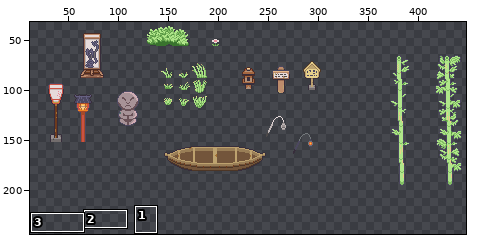
File history of a sprite sheet, RPG/Assets/Sprites/Hero Village/Environment.png. The picture above shows the old version from afar; the outline marks the close-up.
Close-up. Earlier state:
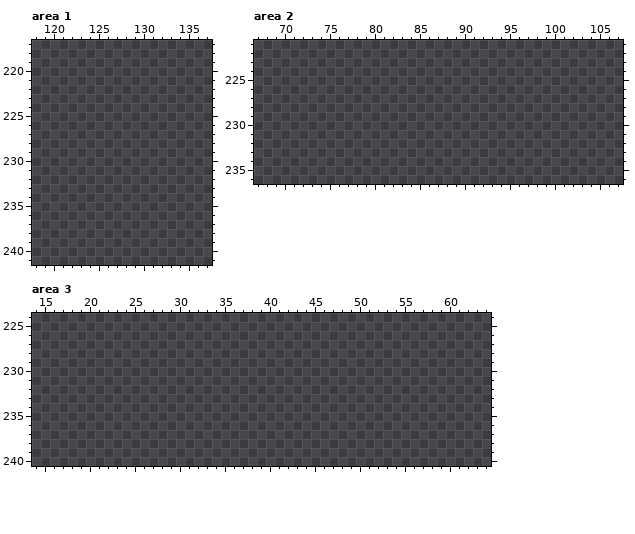
The file is 512x256 pixels. Shown: area 1: x 118..137, y 217..241; area 2: x 67..107, y 221..236; area 3: x 14..64, y 224..240. The wide view leaves out empty margins.
Once edited:
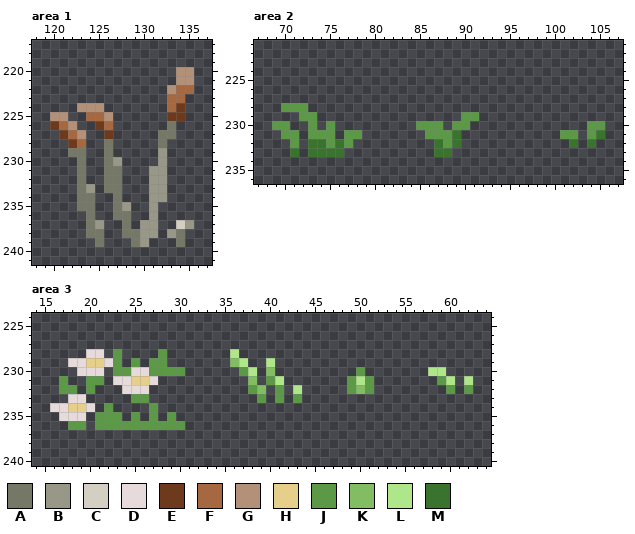
Palette (. is transparent): A #757866  B #999888  C #d4cfc3  D #e6dada  E #6d3a1d  F #a66841  G #b39178  H #e6cf8a  J #5b9946  K #82bd64  L #b0e68a  M #39732e
Changes in this commit:
Area 1:
Colour A is added in row 226 at x 133; in row 227 at x 132 to 133; in row 228 at x 126 and 132; in row 229 at x 122 to 123 and 126; in row 230 at x 123 and 126; in rows 231 to 233 at x 123 and 126 to 127.
Colour A is added in rows 234 to 235 at x 123 to 124 and 127; in row 236 at x 124 and 127 to 128; in row 237 at x 124 and 128; in row 238 at x 124 to 125, 128 to 129 and 134; in row 239 at x 125, 129 and 134.
Colour B is added in row 229 at x 132; in row 230 at x 127 and 132; in rows 231 to 232 at x 131 to 132; in row 233 at x 124 and 131 to 132; in row 234 at x 131 to 132; in row 235 at x 128 and 131.
Colour B is added in row 236 at x 131; in row 237 at x 125, 130 to 131 and 135; in row 238 at x 130 to 131 and 133; in row 239 at x 130.
Colour C is added in row 237 at x 134.
Colour E is added in row 224 at x 134; in row 225 at x 133 to 134; in row 226 at x 120 and 125; in row 227 at x 121 and 126; in row 228 at x 122.
Colour F is added in row 222 at x 134 to 135; in row 223 at x 133 to 134; in row 224 at x 133; in row 225 at x 124 to 125; in row 226 at x 121 and 126; in row 227 at x 122.
Colour F is added in row 228 at x 123.
Colour G is added in rows 220 to 221 at x 134 to 135; in row 222 at x 133; in row 224 at x 123 to 125; in row 225 at x 120 to 121 and 126; in row 226 at x 122; in row 227 at x 123.
Area 2:
Colour J is added in row 228 at x 70 to 72; in row 229 at x 72 to 73 and 90 to 91; in row 230 at x 69 to 70, 73, 75, 85 to 87, 89 to 90 and 104 to 105; in row 231 at x 70 to 71, 73 to 75, 77 to 78, 86 to 88, 101 to 102 and 104; in row 232 at x 71, 75, 77 and 88.
Colour M is added in row 231 at x 89 and 105; in row 232 at x 73 to 74, 76, 87, 89, 102 and 104; in row 233 at x 71, 73 to 76 and 87 to 88.
Area 3:
Colour D is added in row 228 at x 20 to 21; in row 229 at x 18 to 19 and 22; in row 230 at x 19 to 21 and 25 to 26; in row 231 at x 23 to 24 and 27; in row 232 at x 24 to 26; in row 233 at x 18 to 19.
Colour D is added in row 234 at x 16 to 17 and 20; in row 235 at x 17 to 19.
Colour H is added in row 229 at x 20 to 21; in row 231 at x 25 to 26; in row 234 at x 18 to 19.
Colour J is added in row 228 at x 23 and 28; in row 229 at x 23, 25 and 27 to 28; in row 230 at x 23 to 24, 27 to 30, 37 and 50; in row 231 at x 17, 20 to 21, 40, 49, 51 and 59; in row 232 at x 17 to 18, 20, 38, 41, 49, 51, 60 and 62; in row 233 at x 25 to 26, 39, 41 and 43.
Colour J is added in row 234 at x 22 and 27; in row 235 at x 21 to 23, 25, 27 and 29; in row 236 at x 18 to 19 and 21 to 30.
Colour K is added in row 229 at x 36; in row 230 at x 40; in row 231 at x 38; in row 232 at x 39 and 50.
Colour L is added in row 228 at x 36; in row 229 at x 37 and 40; in row 230 at x 38 and 58 to 59; in row 231 at x 41, 50, 60 and 62; in row 232 at x 43.
